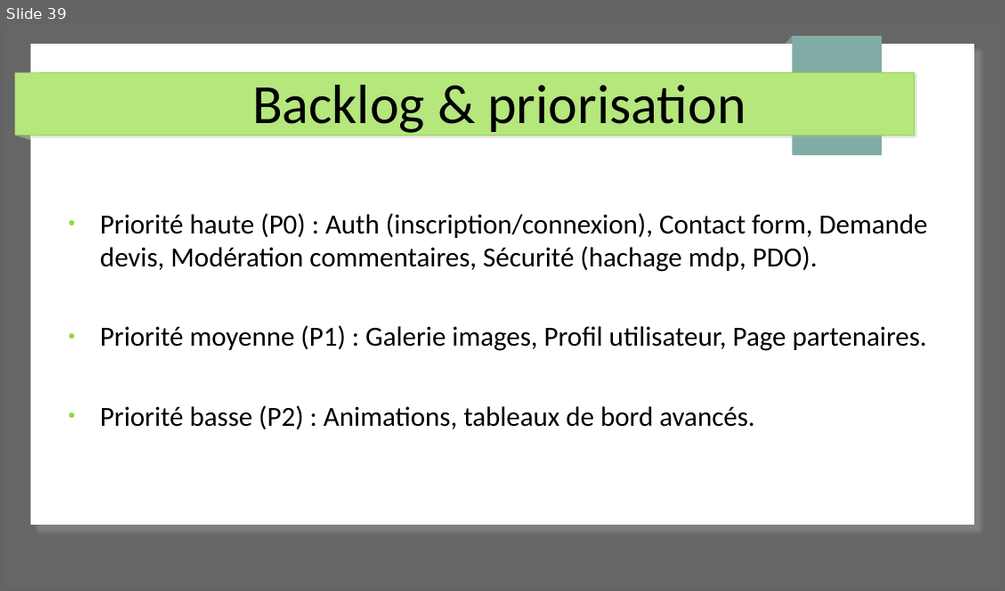
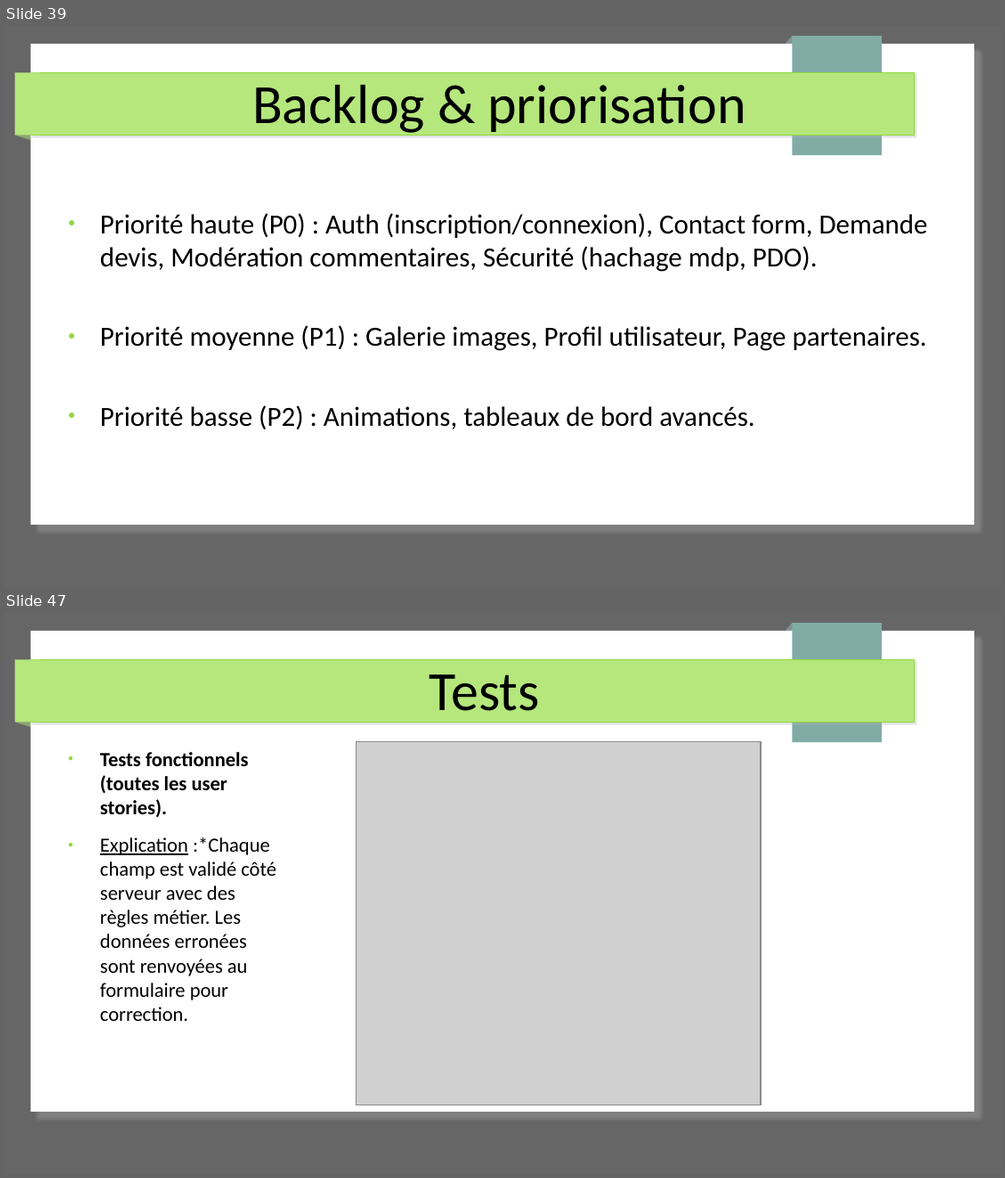
Before and after one commit to Cboukhal/project_exam, a slide deck: Document/projet_exam.odp. Shown one above the other, each under a label of ours: slide 39 before the commit, slides 39 and 47 after it; the slides between them are not shown. The pictures are 1005x591 and 1005x1178 pixels, drawn with LibreOffice and Linux fonts; fonts in the diff are those of the drawing; grey boxes stand for pictures. Boxes give left, top, right and bottom in pixels: in the first picture for what was removed or moved away, otherwise in the second. Text is boxed around its words. In the diff, an @@ line names an element or a change of style, - is before the commit and + after.

```diff
--- a/Document/projet_exam.odp
+++ b/Document/projet_exam.odp
@@ slide 47 added at [4,613,1001,1174], background #666666; not listed: 7 template elements that a slide beside it also shows @@
@@ title added at [429,674,540,724], 44 pt, text #000000 @@
+Tests
@@ picture added at [356,741,761,1105] @@
@@ text added at [100,752,276,1021], 16 pt, text #000000 @@
+● Tests fonctionnels (toutes les user stories).
+● Explication :*Chaque champ est validé côté serveur avec des règles métier. Les données erronées sont renvoyées au formulaire pour correction.
```
Also in this commit, not shown: 9 other slides added, 11 slides removed, 7 other files.
